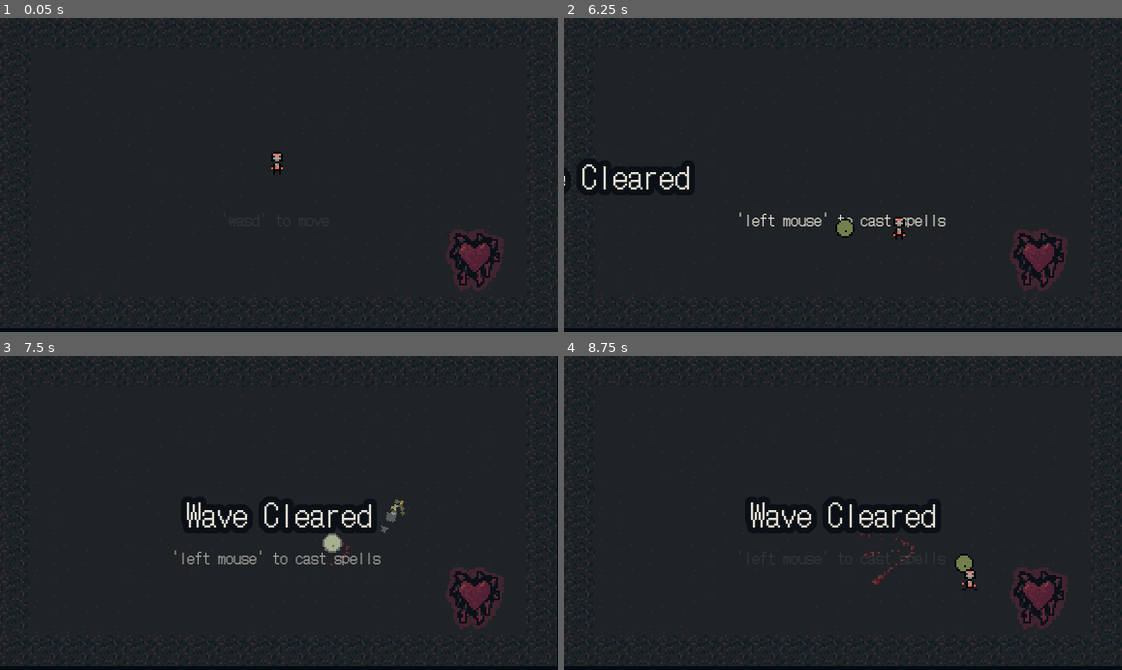
Above: before the commit, frames 1-4 (two rows, left to right).
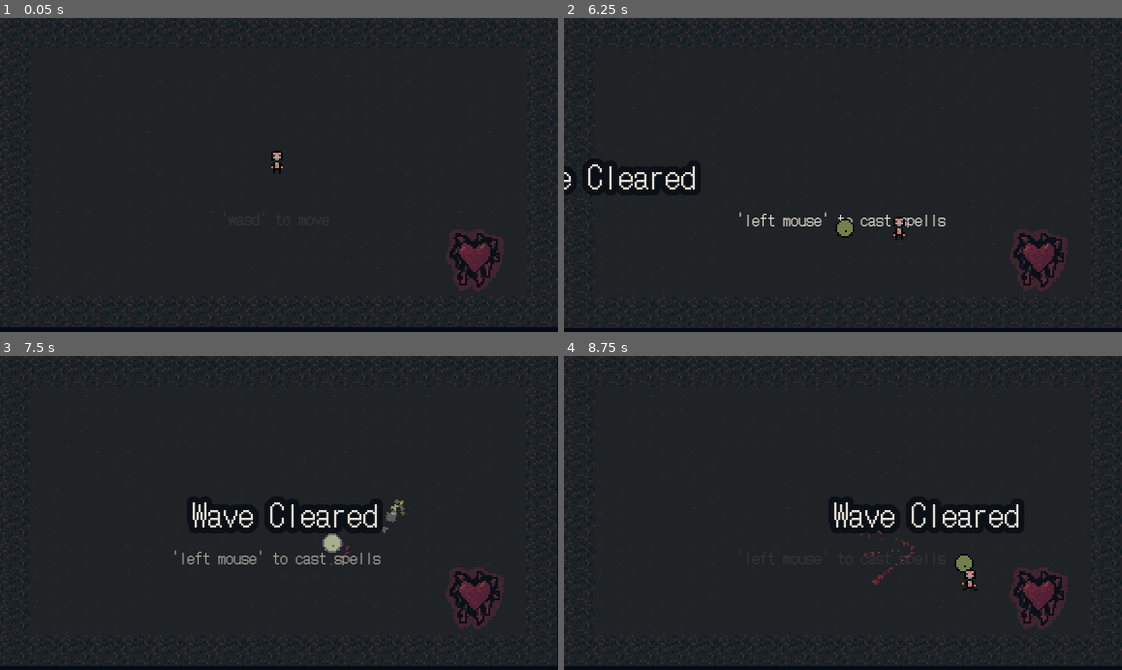
Above: after the commit, the same moments.

Repository: OlliO6/Granted-Wish
Game: Godot game, scene res://content/game/main.tscn
Two runs of this game, one before a commit and one after it. Both use one fixed random seed, a clock stepped at 60 frames per second and the inputs below. The engine's default icon, where the game draws it, is replaced by a stand-in: a white triangle on a blue panel in a dark square.
Inputs (mouse positions are in pixels of both pictures, inside the frame that each line leads up to):
- Up to frame 1 (0.05 s): no input
- Up to frame 2 (6.25 s): tap Enter at 0.5 s; move the mouse to (965, 159) at 0.52 s; press the mouse at (965, 159) at 0.53 s; hold D (move_right) 0.53-1.28 s; move the mouse to (731, 190) at 1.27 s; release the mouse at (731, 190) at 1.28 s; hold S (move_down) 1.28-2.03 s; tap Mouse wheel down (next_spell) at 1.35, 4.35 s; move the mouse to (898, 105) at 2.02 s; hold D (move_right) 2.03-2.78 s; hold Mouse wheel up (previous_spell) 2.03-2.78 s; move the mouse to (815, 237) at 2.77 s; hold W (move_up) 2.78-3.53 s; tap 0 at 2.85, 5.85 s; move the mouse to (1010, 222) at 3.52 s; press the mouse at (1010, 222) at 3.53 s; hold A (move_left) 3.53-5.03 s; move the mouse to (675, 127) at 4.27 s; release the mouse at (675, 127) at 4.28 s; move the mouse to (870, 175) at 5.02 s; hold S (move_down) 5.03-5.78 s; hold Mouse wheel up (previous_spell) 5.03-5.78 s; move the mouse to (759, 96) at 5.77 s; hold D (move_right) from 5.78 s (still down)
- Up to frame 3 (7.5 s): move the mouse to (401, 497) at 6.52 s; release D (move_right) at 6.53 s; press the mouse at (401, 497) at 6.53 s; hold W (move_up) 6.53-7.28 s; move the mouse to (167, 528) at 7.27 s; release the mouse at (167, 528) at 7.28 s; hold D (move_right) from 7.28 s (still down); tap Mouse wheel down (next_spell) at 7.35 s
- Up to frame 4 (8.75 s): move the mouse to (898, 443) at 8.02 s; release D (move_right) at 8.03 s; hold S (move_down) from 8.03 s (still down); hold Mouse wheel up (previous_spell) from 8.03 s (still down)

The runs differ from the first frame. In frame 1, 0.8% of the frame differs, in the area x 0-100%, y 1-99%; in frame 2, 0.9%; in frame 3, 1.3%; in frame 4, 1.3%, in the area x 32-83%, y 46-57%.

Commit message:
Fix particle introduction lag in web build (hopefully)

Diff:
--- a/content/game/main.tscn
+++ b/content/game/main.tscn
@@ -20,6 +20,7 @@
 [ext_resource type="PackedScene" uid="uid://dtjpanhxa4wvc" path="res://content/entities/enemies/bosses/evil_witch/evil_witch.tscn" id="14_hknfx"]
 [ext_resource type="Script" path="res://content/game/celebration_ui.gd" id="15_7k1ak"]
 [ext_resource type="PackedScene" uid="uid://cr3s7p3fayfpa" path="res://content/entities/enemies/circle/circle.tscn" id="20_o4xva"]
+[ext_resource type="PackedScene" uid="uid://d4eeoge45ikg7" path="res://content/game/pre_compilation.tscn" id="21_5knp3"]
 
 [sub_resource type="Environment" id="Environment_srm4m"]
 background_mode = 3
@@ -130,7 +131,7 @@
 tracks/0/interp = 1
 tracks/0/loop_wrap = true
 tracks/0/keys = {
-"times": PackedFloat32Array(0, 0.7, 1, 2.9, 3.8),
+"times": PackedFloat32Array(0, 0.7, 1, 2.6, 3.5),
 "transitions": PackedFloat32Array(-2, 2, -2, -2, 1),
 "update": 0,
 "values": [Vector2(-200, 69), Vector2(102, 69), Vector2(92, 69), Vector2(92, 69), Vector2(319, 69)]
@@ -142,7 +143,7 @@
 tracks/1/interp = 1
 tracks/1/loop_wrap = true
 tracks/1/keys = {
-"times": PackedFloat32Array(0, 3.8),
+"times": PackedFloat32Array(0, 3.5),
 "transitions": PackedFloat32Array(1, 1),
 "update": 1,
 "values": [true, false]
@@ -202,7 +203,7 @@
 child_of = 3
 
 [node name="Timer2" type="Timer" parent="EnemySpawning"]
-wait_time = 5.0
+wait_time = 4.0
 one_shot = true
 
 [node name="EnemyWave" type="Node2D" parent="EnemySpawning"]
@@ -216,7 +217,7 @@
 child_of = 3
 
 [node name="Timer3" type="Timer" parent="EnemySpawning"]
-wait_time = 5.0
+wait_time = 4.0
 one_shot = true
 
 [node name="UnlockIceSpellsEvent" type="Node" parent="EnemySpawning"]
@@ -224,7 +225,7 @@
 spell_to_unlock = ExtResource("12_ixlkq")
 
 [node name="Timer4" type="Timer" parent="EnemySpawning"]
-wait_time = 5.0
+wait_time = 4.0
 one_shot = true
 
 [node name="EnemyWave2" type="Node2D" parent="EnemySpawning"]
@@ -248,7 +249,7 @@
 child_of = 3
 
 [node name="Timer5" type="Timer" parent="EnemySpawning"]
-wait_time = 5.0
+wait_time = 4.0
 one_shot = true
 
 [node name="UnlockMeatSpellsEvent" type="Node" parent="EnemySpawning"]
@@ -256,7 +257,7 @@
 spell_to_unlock = ExtResource("13_yd7eg")
 
 [node name="Timer6" type="Timer" parent="EnemySpawning"]
-wait_time = 5.0
+wait_time = 4.0
 one_shot = true
 
 [node name="EnemyWave4" type="Node2D" parent="EnemySpawning"]
@@ -428,7 +429,7 @@
 anchor_bottom = 0.5
 offset_left = -52.0
 offset_top = -12.0
-offset_right = 52.0001
+offset_right = 58.0
 offset_bottom = 12.0
 grow_horizontal = 2
 grow_vertical = 2
@@ -437,6 +438,8 @@
 horizontal_alignment = 1
 vertical_alignment = 1
 
+[node name="PreCompilation" parent="." instance=ExtResource("21_5knp3")]
+
 [connection signal="celebrated_wave_cleared" from="EnemySpawning" to="." method="_on_enemy_spawning_celebrated_wave_cleared"]
 [connection signal="celebrated_wave_cleared" from="EnemySpawning" to="CanvasLayer/Celebration" method="celebrate" binds= ["Wave Cleared"]]
 [connection signal="wave_started" from="EnemySpawning/FirstEnemy" to="Tutorials" method="_on_first_enemy_wave_started"]
--- /dev/null
+++ b/content/game/pre_compilation.tscn
@@ -0,0 +1,131 @@
+[gd_scene load_steps=24 format=3 uid="uid://d4eeoge45ikg7"]
+
+[ext_resource type="PackedScene" uid="uid://dvdfi223b70aq" path="res://content/entities/spells/ice/ice_spell.tscn" id="1_18076"]
+[ext_resource type="PackedScene" uid="uid://b7ifegmm708j0" path="res://content/entities/spells/fire/fire_spell.tscn" id="2_0l83b"]
+[ext_resource type="PackedScene" uid="uid://hjh7572fchuq" path="res://content/entities/spells/meat/meat_small.tscn" id="4_xlhf5"]
+[ext_resource type="PackedScene" uid="uid://ebxmqawynko7" path="res://utils/dmg_flash_sprite.tscn" id="5_6v2ot"]
+[ext_resource type="Shader" path="res://vfx/common_shaders/sprite_flash.gdshader" id="6_bss87"]
+[ext_resource type="PackedScene" uid="uid://bdwlpvhvpqmqf" path="res://vfx/blood_effect/blood_effect.tscn" id="7_n0j7b"]
+[ext_resource type="PackedScene" uid="uid://d4h7ucmhr53fi" path="res://vfx/blood_effect/death_blood_effect.tscn" id="8_wjuuj"]
+[ext_resource type="PackedScene" uid="uid://c6bgabip1kgn3" path="res://content/entities/enemies/bosses/evil_witch/spells/fast_fire_spell.tscn" id="9_174a7"]
+
+[sub_resource type="ShaderMaterial" id="ShaderMaterial_8ykaw"]
+resource_local_to_scene = true
+shader = ExtResource("6_bss87")
+shader_parameter/flash = 0.0
+shader_parameter/flash_color = Color(1, 1, 1, 1)
+
+[sub_resource type="Gradient" id="Gradient_5p7cw"]
+interpolation_mode = 1
+offsets = PackedFloat32Array(0, 0.667513)
+colors = PackedColorArray(0.380392, 0.14902, 0.219608, 1, 0.44, 0.2024, 0.20636, 1)
+
+[sub_resource type="GradientTexture1D" id="GradientTexture1D_8sfy7"]
+gradient = SubResource("Gradient_5p7cw")
+width = 32
+
+[sub_resource type="Curve" id="Curve_2bkij"]
+_data = [Vector2(0, 0), 0.0, 0.0, 0, 0, Vector2(1, 1), 1.31559, 0.0, 0, 0]
+point_count = 2
+
+[sub_resource type="CurveXYZTexture" id="CurveXYZTexture_8vc4f"]
+curve_y = SubResource("Curve_2bkij")
+
+[sub_resource type="Curve" id="Curve_melm4"]
+max_value = 2.0
+_data = [Vector2(0, 0), 0.0, 10.1621, 0, 0, Vector2(0.310427, 0.807104), -2.02398, -2.02398, 0, 0, Vector2(0.703791, 0.620504), 1.23336, 1.23336, 0, 0, Vector2(0.990521, 1.64928), -0.800021, 0.0, 0, 0]
+point_count = 4
+
+[sub_resource type="CurveTexture" id="CurveTexture_mtubc"]
+curve = SubResource("Curve_melm4")
+
+[sub_resource type="ParticleProcessMaterial" id="ParticleProcessMaterial_qd2ju"]
+resource_local_to_scene = true
+particle_flag_align_y = true
+particle_flag_disable_z = true
+spread = 38.0
+initial_velocity_max = 35.0
+directional_velocity_min = 1.0
+directional_velocity_max = 13.8
+directional_velocity_curve = SubResource("CurveXYZTexture_8vc4f")
+gravity = Vector3(0, 0, 0)
+scale_min = 0.2
+scale_max = 0.4
+scale_curve = SubResource("CurveTexture_mtubc")
+color_initial_ramp = SubResource("GradientTexture1D_8sfy7")
+anim_offset_max = 1.0
+
+[sub_resource type="Gradient" id="Gradient_pkd0w"]
+interpolation_mode = 1
+offsets = PackedFloat32Array(0, 0.667513)
+colors = PackedColorArray(0.380392, 0.14902, 0.219608, 1, 0.44, 0.2024, 0.20636, 1)
+
+[sub_resource type="GradientTexture1D" id="GradientTexture1D_63tdu"]
+gradient = SubResource("Gradient_pkd0w")
+width = 32
+
+[sub_resource type="Curve" id="Curve_wk8ip"]
+_data = [Vector2(0, 0), 0.0, 0.0, 0, 0, Vector2(1, 1), 1.31559, 0.0, 0, 0]
+point_count = 2
+
+[sub_resource type="CurveXYZTexture" id="CurveXYZTexture_b8h3m"]
+curve_y = SubResource("Curve_wk8ip")
+
+[sub_resource type="Curve" id="Curve_v7m41"]
+max_value = 2.0
+_data = [Vector2(0, 0), 0.0, 10.1621, 0, 0, Vector2(0.310427, 0.807104), -2.02398, -2.02398, 0, 0, Vector2(0.703791, 0.620504), 1.23336, 1.23336, 0, 0, Vector2(0.990521, 1.64928), -0.800021, 0.0, 0, 0]
+point_count = 4
+
+[sub_resource type="CurveTexture" id="CurveTexture_drwri"]
+curve = SubResource("Curve_v7m41")
+
+[sub_resource type="ParticleProcessMaterial" id="ParticleProcessMaterial_r6e1u"]
+resource_local_to_scene = true
+particle_flag_align_y = true
+particle_flag_disable_z = true
+spread = 180.0
+initial_velocity_min = 5.0
+initial_velocity_max = 45.0
+directional_velocity_min = 1.0
+directional_velocity_max = 13.8
+directional_velocity_curve = SubResource("CurveXYZTexture_b8h3m")
+gravity = Vector3(0, 0, 0)
+scale_min = 0.2
+scale_max = 0.4
+scale_curve = SubResource("CurveTexture_drwri")
+color_initial_ramp = SubResource("GradientTexture1D_63tdu")
+anim_offset_max = 1.0
+
+[node name="PreCompilation" type="SubViewport"]
+size = Vector2i(8, 8)
+render_target_update_mode = 1
+
+[node name="Timer" type="Timer" parent="."]
+one_shot = true
+autostart = true
+
+[node name="IceSpell" parent="." instance=ExtResource("1_18076")]
+position = Vector2(50, 24)
+
+[node name="FireSpell" parent="." instance=ExtResource("2_0l83b")]
+position = Vector2(-296, 187)
+
+[node name="Meat" parent="." instance=ExtResource("4_xlhf5")]
+position = Vector2(-308, 18)
+
+[node name="Sprite2D" parent="." instance=ExtResource("5_6v2ot")]
+material = SubResource("ShaderMaterial_8ykaw")
+position = Vector2(-109, -4)
+
+[node name="GPUParticles2D" parent="." instance=ExtResource("7_n0j7b")]
+position = Vector2(-304, 92)
+process_material = SubResource("ParticleProcessMaterial_qd2ju")
+
+[node name="GPUParticles2D2" parent="." instance=ExtResource("8_wjuuj")]
+position = Vector2(-203, 77)
+process_material = SubResource("ParticleProcessMaterial_r6e1u")
+
+[node name="WitchFireSpell" parent="." instance=ExtResource("9_174a7")]
+position = Vector2(62, 89)
+
+[connection signal="timeout" from="Timer" to="." method="queue_free"]
Not shown: 1 places in content/game/main.tscn that only renumber resources
